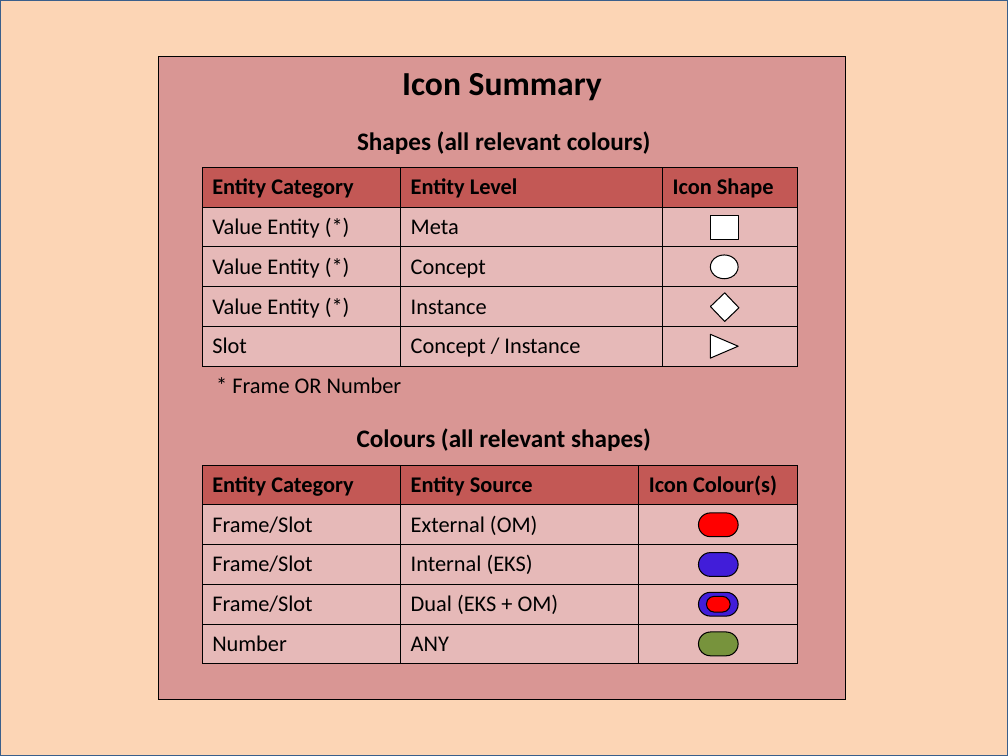
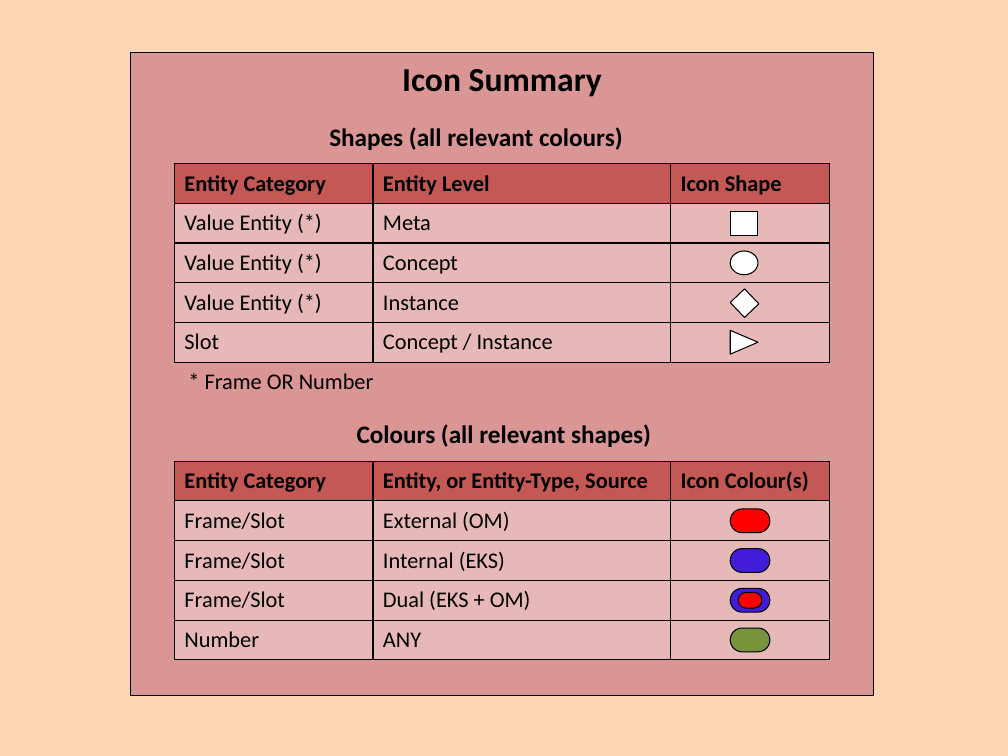
Before and after one commit to colin-puleston/mekon-hobo, a slide deck: slide 7 of docs/MEKON-HOBO Introductory Tutorial.pptx (slide 9 before the commit). Drawn at 1008x756 pixels with LibreOffice and Linux fonts; fonts in the diff are those of the drawing. Boxes give left, top, right and bottom in pixels: in the first picture for what was removed or moved away, otherwise in the second. Text is boxed around its words. In the diff, an @@ line names an element or a change of style, - is before the commit and + after.

```diff
--- a/docs/MEKON-HOBO Introductory Tutorial.pptx
+++ b/docs/MEKON-HOBO Introductory Tutorial.pptx
@@ background #FFFFFF to #FCD5B5 @@
@@ rectangle removed at (0, 0, 1008, 756) @@
@@ rectangle "Icon Summary": place and size @@
-rectangle "Icon Summary" at (158, 56, 845, 700)
+rectangle "Icon Summary" at (131, 52, 873, 696)
@@ rectangle "Entity Level": place and size @@
-rectangle "Entity Level" at (401, 167, 663, 209)
+rectangle "Entity Level" at (373, 163, 670, 205)
@@ rectangle "Icon Shape": place and size @@
-rectangle "Icon Shape" at (662, 167, 797, 209)
+rectangle "Icon Shape" at (670, 163, 829, 205)
@@ rectangle "Meta": place and size @@
-rectangle "Meta" at (401, 208, 663, 247)
+rectangle "Meta" at (373, 204, 670, 243)
@@ rectangle: place and size @@
-rectangle at (662, 208, 797, 247)
+rectangle at (670, 204, 829, 243)
@@ rectangle "Concept": place and size @@
-rectangle "Concept" at (401, 247, 663, 286)
+rectangle "Concept" at (373, 243, 670, 282)
@@ rectangle: place and size @@
-rectangle at (662, 247, 797, 286)
+rectangle at (670, 243, 829, 282)
@@ 2 rectangles, 1 triangle, 1 ellipse: place and size @@
-2 rectangles, 1 triangle, 1 ellipse at (710, 216, 739, 359)
+2 rectangles, 1 triangle, 1 ellipse at (730, 212, 760, 355)
@@ rectangle "Instance": place and size @@
-rectangle "Instance" at (401, 286, 663, 326)
+rectangle "Instance" at (373, 283, 670, 323)
@@ rectangle: place and size @@
-rectangle at (662, 286, 797, 326)
+rectangle at (670, 283, 829, 323)
@@ rectangle "Concept / Instance": place and size @@
-rectangle "Concept / Instance" at (401, 327, 663, 366)
+rectangle "Concept / Instance" at (373, 323, 670, 362)
@@ rectangle: place and size @@
-rectangle at (662, 327, 797, 366)
+rectangle at (670, 323, 829, 362)
@@ text "Colours (all relevant shapes)": place and size @@
-text "Colours (all relevant shapes)" at (357, 428, 651, 451)
+text "Colours (all relevant shapes)" at (357, 424, 651, 447)
@@ rectangle "Entity, or Entity-Type, Source": place and size @@
-rectangle "Entity, or Entity-Type, Source" at (401, 466, 639, 505)
+rectangle "Entity, or Entity-Type, Source" at (373, 462, 670, 501)
@@ text in rectangle at (383, 472, 648, 492): text changed @@
-Entity Source
+Entity, or Entity-Type, Source
@@ 10 rectangles, 2 texts: place and size @@
-10 rectangles, 2 texts at (203, 131, 651, 663)
+10 rectangles, 2 texts at (174, 127, 623, 659)
@@ rectangle "External (OM)": place and size @@
-rectangle "External (OM)" at (401, 505, 639, 544)
+rectangle "External (OM)" at (373, 501, 670, 540)
@@ 5 rectangles, 5 rounded rectangles: place and size @@
-5 rectangles, 5 rounded rectangles at (639, 466, 797, 663)
+5 rectangles, 5 rounded rectangles at (670, 462, 829, 659)
@@ rectangle "Internal (EKS)": place and size @@
-rectangle "Internal (EKS)" at (401, 544, 639, 584)
+rectangle "Internal (EKS)" at (373, 540, 670, 580)
@@ rectangle "Dual (EKS + OM)": place and size @@
-rectangle "Dual (EKS + OM)" at (401, 585, 639, 624)
+rectangle "Dual (EKS + OM)" at (373, 581, 670, 620)
@@ rectangle "ANY": place and size @@
-rectangle "ANY" at (401, 624, 639, 663)
+rectangle "ANY" at (373, 620, 670, 659)
```
Also in this commit, not shown: 30 other slides changed, 14 slides added.
